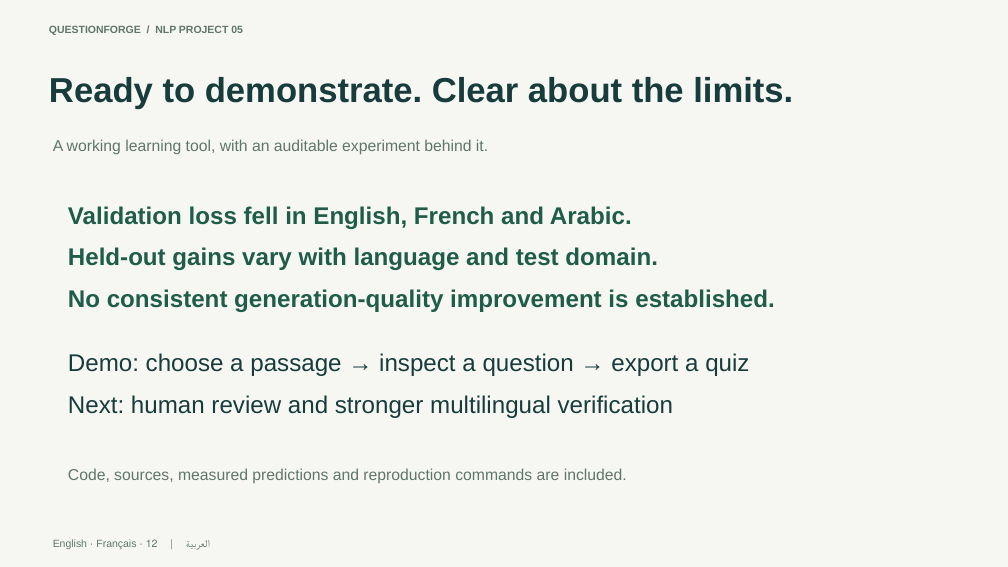
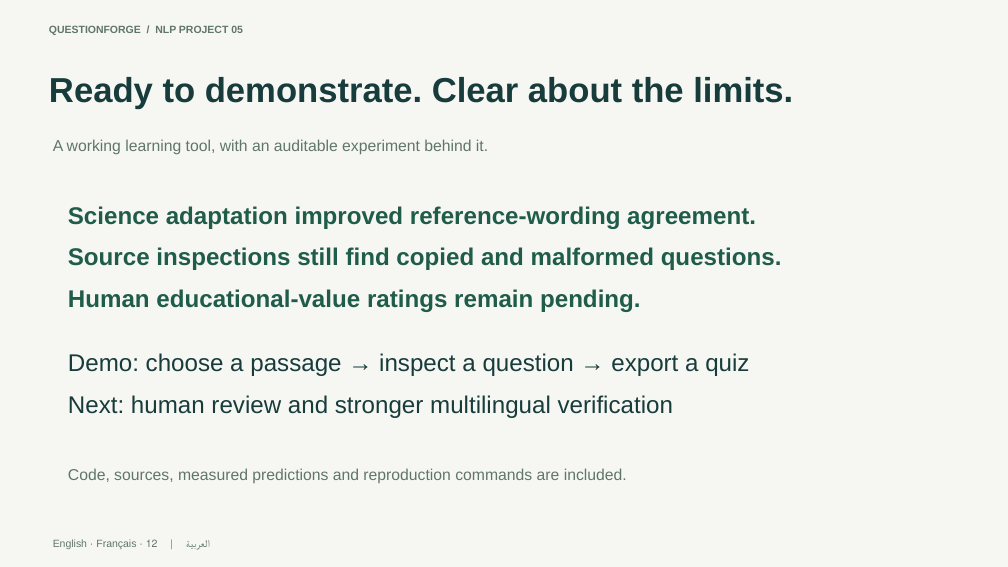
Before and after one commit to JovaniBouKhalil/automatic-question-generator, a slide deck: slide 12 of presentation/QuestionForge.pptx. Drawn at 1008x567 pixels with LibreOffice and Linux fonts; fonts in the diff are those of the drawing. Boxes give left, top, right and bottom in pixels: in the first picture for what was removed or moved away, otherwise in the second. Text is boxed around its words. In the diff, an @@ line names an element or a change of style, - is before the commit and + after.

Commit message:
Package the executed science study and preserve learning metadata in exports

```diff
--- a/presentation/QuestionForge.pptx
+++ b/presentation/QuestionForge.pptx
@@ text at box(68, 206, 782, 312): text changed @@
-Validation loss fell in English, French and Arabic.
-Held-out gains vary with language and test domain.
-No consistent generation-quality improvement is established.
+Science adaptation improved reference-wording agreement.
+Source inspections still find copied and malformed questions.
+Human educational-value ratings remain pending.
```
Also in this commit, not shown: 1 other slide changed, 1 slide added, 1 slide removed, 22 other files.
